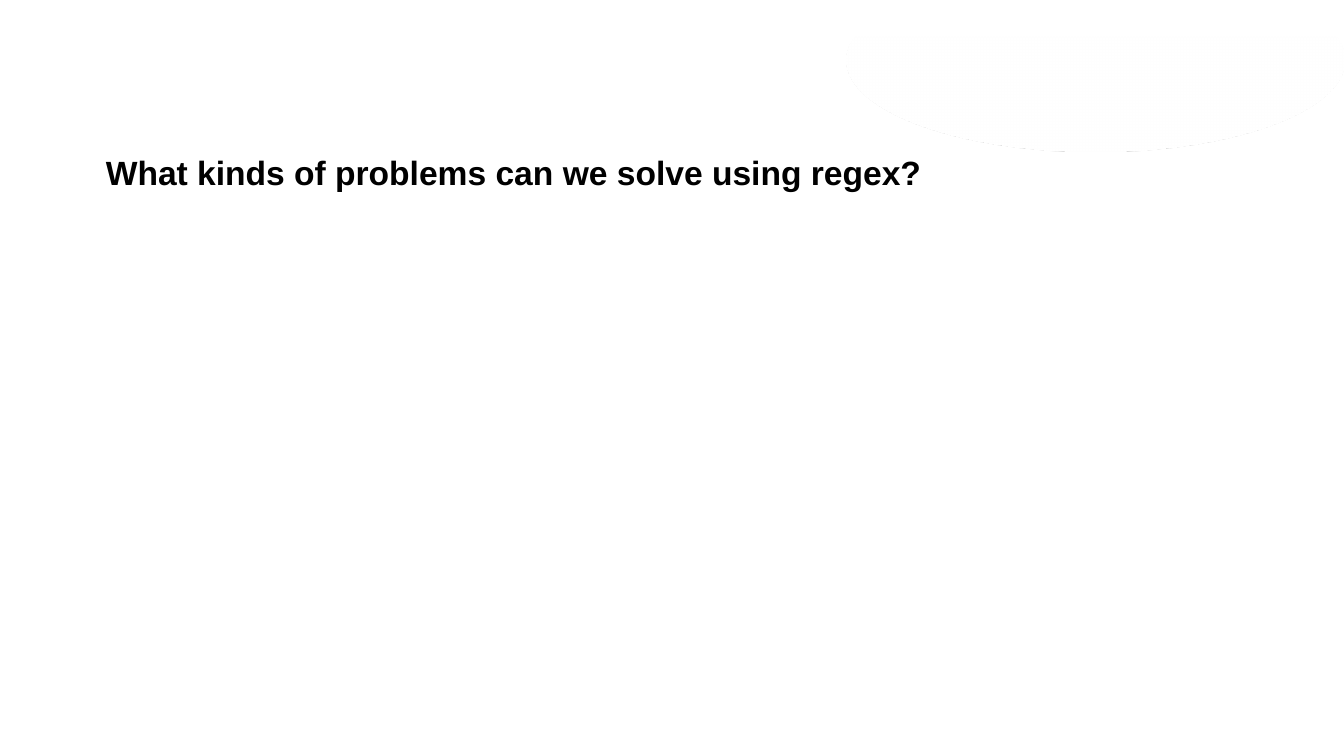
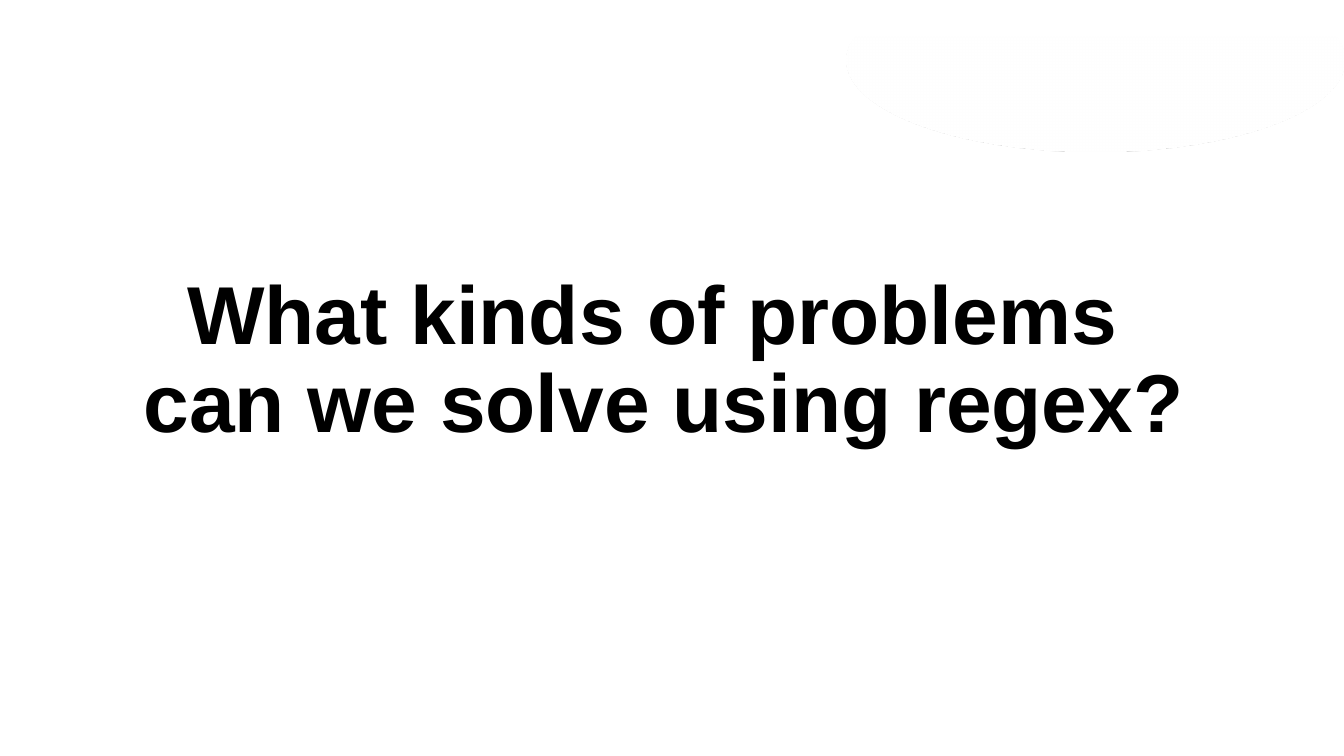
Before and after one commit to CANDEV-OTTAWA-2020-WORKSHOPS-ORG/Intro-to-RegEx, a slide deck: slide 2 of Regex Workshop.pptx. Drawn at 1344x756 pixels with LibreOffice and Linux fonts; fonts in the diff are those of the drawing; background and template pictures are left out. Boxes give left, top, right and bottom in pixels: in the first picture for what was removed or moved away, otherwise in the second. Text is boxed around its words. In the diff, an @@ line names an element or a change of style, - is before the commit and + after.

```diff
--- a/Regex Workshop.pptx
+++ b/Regex Workshop.pptx
@@ title "What kinds of problems can ...": place and size @@
-title "What kinds of problems can ..." at box(106, 160, 921, 191)
+title "What kinds of problems can ..." at box(144, 284, 1183, 448)
@@ title "What kinds of problems can ..." at box(144, 284, 1183, 448): size 18 to 44 pt; alignment left to centre @@
```
Also in this commit, not shown: 3 other slides changed.
